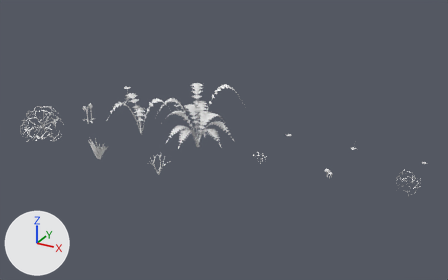
Renders of the Blender file Blender/blenderprojects/ground_plants.blend from each side of a commit.
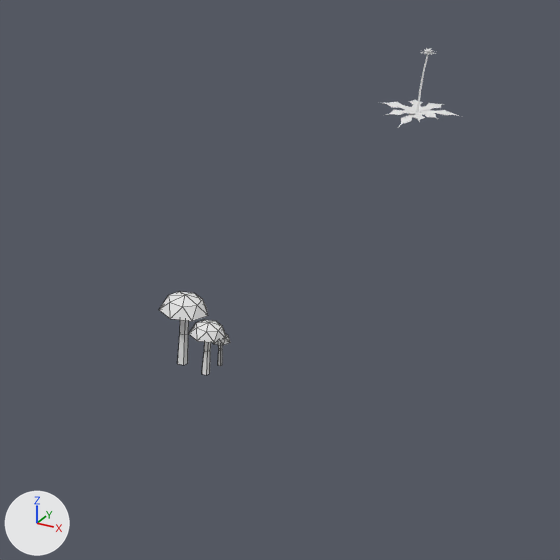
The first picture shows the older version from a 50 mm camera at (8.8, -11.21, 5.17) aimed at (3.51, -1.6, 0.37). The close-ups show the older and then the newer version on the part from 68% to 83% of the width and 49% to 71% of the height of that picture. Only the edits that show in the close-ups are written down. The axes (+X, +Y, +Z) are drawn at lower left. The lights are the same throughout. The close-ups show mesh edges as thin lines.

Before the edit, the objects in view are built like this:
```python
me_mushroom_cluster = bpy.data.meshes.new('mushroom_cluster')
me_mushroom_cluster.from_pydata(...)  # 93 vertices, 114 faces; spans x -0.0969..0.0521, y -0.0588..0.0563, z -0.0111..0.1383
me_mushroom_cluster.materials.append(mat_plants)  # its picture is missing
me_weed_dandelion = bpy.data.meshes.new('weed_dandelion')
me_weed_dandelion.from_pydata(...)  # 148 vertices, 67 faces; spans x -0.093..0.095, y -0.079..0.102, z -0.012..0.159
me_weed_dandelion.materials.append(mat_plants)  # its picture is missing
ob_mushroom_cluster = bpy.data.objects.new('mushroom_cluster', me_mushroom_cluster)
ob_mushroom_cluster.location = (5.6, -1.4, 0.0)
ob_weed_dandelion = bpy.data.objects.new('weed_dandelion', me_weed_dandelion)
ob_weed_dandelion.location = (5.6, 0.0, 0.0)
```
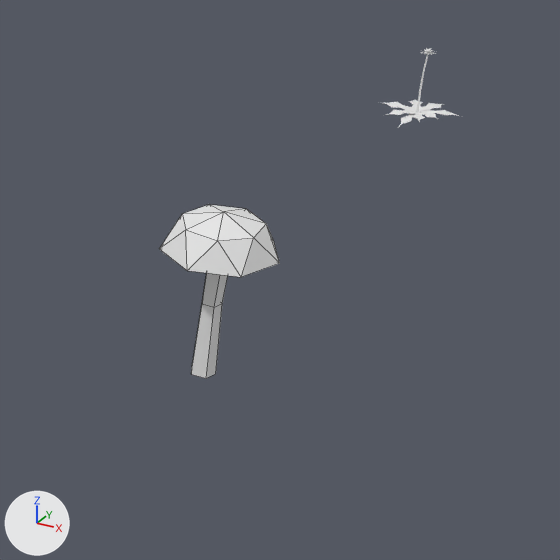
The edits, one by one:
Mesh me_mushroom is new.
It has 31 vertices, 38 faces and spans x -0.094..0.144, y -0.119..0.125, z -0.026..0.344.
It uses material mat_plants (its picture is missing).
Object 'mushroom_cluster' (ob_mushroom_cluster) is deleted.
Object 'mushroom' (ob_mushroom) is new; it shows me_mushroom.
Its location is (5.6, -1.4, 0.0).

Changed parts and their boxes [x1, y1, x2, y2] in the close-ups (560 x 560 px):
'mushroom', added
    after: [159, 205, 279, 378]
'mushroom_cluster', deleted
    before: [159, 291, 230, 375]
